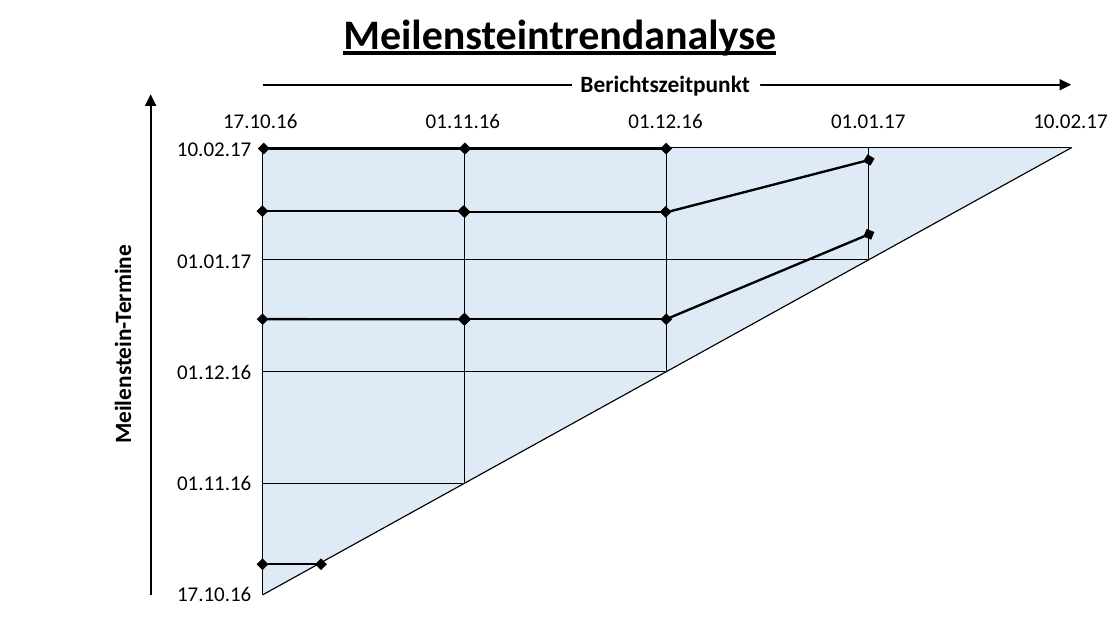
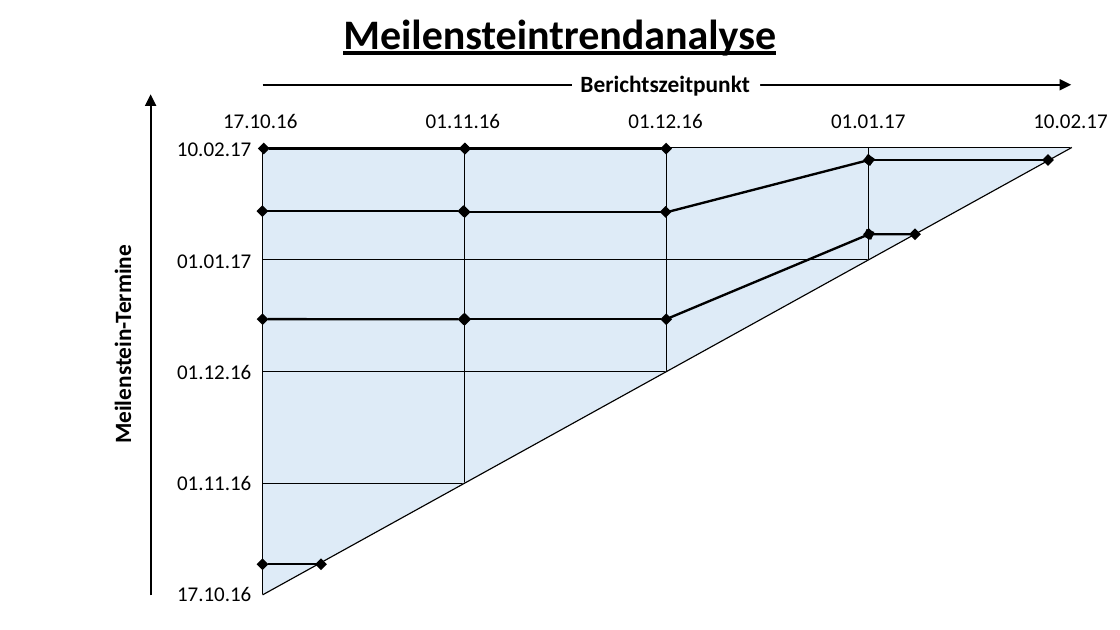
Before and after one commit to kai-so/T3_Projektmanagement, a slide deck: slide 1 of Meilensteintrendanalyse.pptx. Drawn at 1120x630 pixels with LibreOffice and Linux fonts; fonts in the diff are those of the drawing. Boxes give left, top, right and bottom in pixels: in the first picture for what was removed or moved away, otherwise in the second. Text is boxed around its words. In the diff, an @@ line names an element or a change of style, - is before the commit and + after.

```diff
--- a/Meilensteintrendanalyse.pptx
+++ b/Meilensteintrendanalyse.pptx
@@ double arrow added from (869, 160) to (1049, 160), #000000 2 pt @@
@@ double arrow added from (869, 234) to (915, 234), #000000 2 pt @@
```
Also in this commit, not shown: 1 other file.
